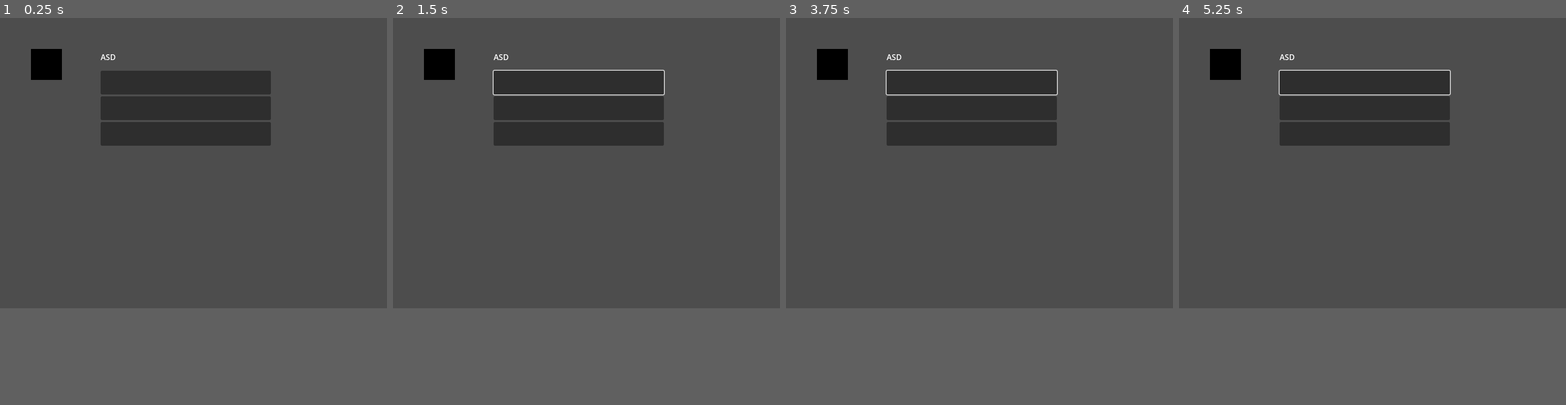
Above: before the commit, frames 1-4 (left to right).
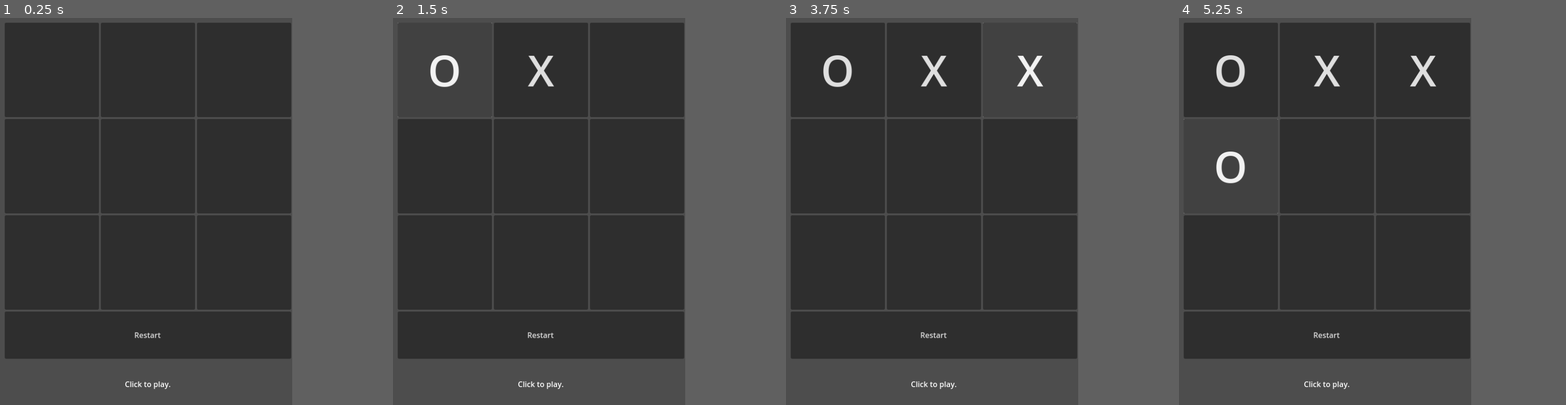
Above: after the commit, the same moments.

Repository: shenlebantongying/Godot-Toys
Game: Godot game, scene res://main.tscn
Same seed, same stepped clock (60 frames per second), same inputs: the game is played once before the commit and once after it. Before the commit the project starts from res://scratch/click.tscn.
Inputs (mouse positions are in pixels of both pictures, inside the frame that each line leads up to):
- Up to frame 1 (0.25 s): no input
- Up to frame 2 (1.5 s): click (578, 83) at 0.52 s; click (462, 56) at 1.27 s
- Up to frame 3 (3.75 s): click (855, 56) at 2 s, where only the run after the commit has a clickable "O"; click (983, 56) at 2.75 s, where only the run after the commit has a clickable "X"; click (1111, 56) at 3.52 s
- Up to frame 4 (5.25 s): click (1504, 56) at 4.25 s, where only the run after the commit has a clickable "X"; click (1248, 130) at 5.02 s
In our replay, the window is 800x600 before the commit and 604x800 after it. These sizes can differ from the game's own. Grey fills any space a smaller window leaves; there, only what the larger window draws over its background counts as a difference.

The runs differ from the first frame. In frame 1, 55% of the frame differs, in the area x 1-76%, y 1-96%; in frame 2, 50%; in frame 3, 52%; in frame 4, 49%.

Commit message:
implement tic-tac-toe

Diff:
--- /dev/null
+++ b/tic-tac-toe/Global.gd
@@ -0,0 +1,43 @@
+extends Node
+
+# Configured via Menu -> Project Settings
+
+enum round_repr {Empty,X,O}
+
+var cur_round: round_repr = round_repr.X;
+var playing:bool = true
+
+func set_cur_round_to_X():
+	cur_round = round_repr.X
+
+func set_cur_round_to_O():
+	cur_round = round_repr.O
+
+func swap_cur_round():
+	match cur_round:
+		round_repr.X:
+			cur_round = round_repr.O
+		round_repr.O:
+			cur_round = round_repr.X
+		_:
+			cur_round = round_repr.X
+
+
+func get_cur_round_str() -> String:
+	return round_to_str(cur_round)
+
+func round_to_str(i:round_repr) -> String:
+	match i:
+		round_repr.X:
+			return "X"
+		round_repr.O:
+			return "O"
+		_:
+			return "Emptry"
+
+func _ready() -> void:
+	pass
+
+
+func _process(delta: float) -> void:
+	pass
--- /dev/null
+++ b/tic-tac-toe/cell.gd
@@ -0,0 +1,23 @@
+extends Button
+
+var internal_state :Global.round_repr = Global.round_repr.Empty;
+
+signal ready_to_check_mate
+
+func _ready() -> void:
+	pass
+
+
+func _process(delta: float) -> void:
+	pass
+
+
+func _on_pressed() -> void:
+	if(Global.playing && internal_state == Global.round_repr.Empty):
+		internal_state = Global.cur_round
+		set_text(Global.get_cur_round_str())
+		Global.swap_cur_round()
+
+		emit_signal("ready_to_check_mate")
+	else:
+		pass
--- /dev/null
+++ b/tic-tac-toe/cell.tscn
@@ -0,0 +1,19 @@
+[gd_scene load_steps=2 format=3 uid="uid://ch2ufg2feauvh"]
+
+[ext_resource type="Script" path="res://cell.gd" id="1_l6st2"]
+
+[node name="btn" type="Button"]
+clip_contents = true
+custom_minimum_size = Vector2(200, 200)
+anchors_preset = -1
+anchor_right = 0.25
+anchor_bottom = 0.333
+offset_bottom = -66.4
+grow_horizontal = 2
+grow_vertical = 2
+size_flags_horizontal = 3
+size_flags_vertical = 3
+theme_override_font_sizes/font_size = 90
+script = ExtResource("1_l6st2")
+
+[connection signal="pressed" from="." to="." method="_on_pressed"]
--- /dev/null
+++ b/tic-tac-toe/main.gd
@@ -0,0 +1,64 @@
+extends Node2D
+
+var cell = preload("res://cell.tscn")
+
+@onready
+var statusLabel = $VBoxContainer/StatusLabel as Label
+
+@onready
+var mainGrid = $VBoxContainer/MainGrid as GridContainer
+
+@onready
+var restartBtn = $VBoxContainer/RestartBtn as Button
+
+signal oneSideWin(s:Global.round_repr);
+
+func _ready() -> void:
+	for i in range(9):
+		var cell_instance = cell.instantiate()
+		mainGrid.add_child(cell_instance)
+		cell_instance.connect("ready_to_check_mate",check_mate)
+
+
+# Called every frame. 'delta' is the elapsed time since the previous frame.
+func _process(delta: float) -> void:
+	pass
+
+func check_mate():
+	var tri_equal = func (a,b,c) -> bool:
+		if (a!=Global.round_repr.Empty) && (a==b) && (b==c):
+			return true
+		else:
+			return false
+
+	var c = func (n:int):
+		var t = mainGrid.get_child(n)
+		return t.internal_state
+
+	for h in range(3):
+		if(tri_equal.call(c.call(h*3+0),c.call(h*3+1),c.call(h*3+2))):
+			emit_signal("oneSideWin",c.call(h*3+0))
+
+	for v in range(3):
+		if(tri_equal.call(c.call(v+3*0),c.call(v+3*1),c.call(v+3*2))):
+			emit_signal("oneSideWin",c.call(v+3*0))
+	if(tri_equal.call(c.call(0),c.call(4),c.call(8))):
+		emit_signal("oneSideWin",c.call(0))
+	if(tri_equal.call(c.call(2),c.call(4),c.call(6))):
+		emit_signal("oneSideWin",c.call(0))
+
+
+func _on_one_side_win(s: Global.round_repr) -> void:
+	statusLabel.set_text("winner -> "+Global.round_to_str(s))
+	Global.playing = false
+
+
+func _on_restart_btn_pressed() -> void:
+	Global.playing = true
+	for c in mainGrid.get_children():
+		c.free()
+	for i in range(9):
+		var cell_instance = cell.instantiate()
+		mainGrid.add_child(cell_instance)
+		cell_instance.connect("ready_to_check_mate",check_mate)
+	statusLabel.set_text("click to play.")
--- /dev/null
+++ b/tic-tac-toe/main.tscn
@@ -0,0 +1,32 @@
+[gd_scene load_steps=2 format=3 uid="uid://b1g5iic01j6je"]
+
+[ext_resource type="Script" path="res://main.gd" id="1_ryrtp"]
+
+[node name="Main" type="Node2D"]
+script = ExtResource("1_ryrtp")
+
+[node name="VBoxContainer" type="VBoxContainer" parent="."]
+offset_left = 10.0
+offset_top = 10.0
+offset_right = 610.0
+offset_bottom = 818.0
+
+[node name="MainGrid" type="GridContainer" parent="VBoxContainer"]
+custom_minimum_size = Vector2(600, 600)
+layout_mode = 2
+columns = 3
+
+[node name="RestartBtn" type="Button" parent="VBoxContainer"]
+custom_minimum_size = Vector2(0, 100)
+layout_mode = 2
+text = "Restart"
+
+[node name="StatusLabel" type="Label" parent="VBoxContainer"]
+custom_minimum_size = Vector2(0, 100)
+layout_mode = 2
+text = "Click to play."
+horizontal_alignment = 1
+vertical_alignment = 1
+
+[connection signal="oneSideWin" from="." to="." method="_on_one_side_win"]
+[connection signal="pressed" from="VBoxContainer/RestartBtn" to="." method="_on_restart_btn_pressed"]
--- a/tic-tac-toe/project.godot
+++ b/tic-tac-toe/project.godot
@@ -11,10 +11,15 @@
 [application]
 
 config/name="tic-tac-toe"
-run/main_scene="res://scratch/click.tscn"
+run/main_scene="res://main.tscn"
 config/features=PackedStringArray("4.3", "Forward Plus")
+
+[autoload]
+
+Global="*res://Global.gd"
 
 [display]
 
-window/size/viewport_width=800
-window/size/viewport_height=600
+window/size/viewport_width=620
+window/size/viewport_height=820
+window/size/resizable=false
Not shown, added: tic-tac-toe/README.md
